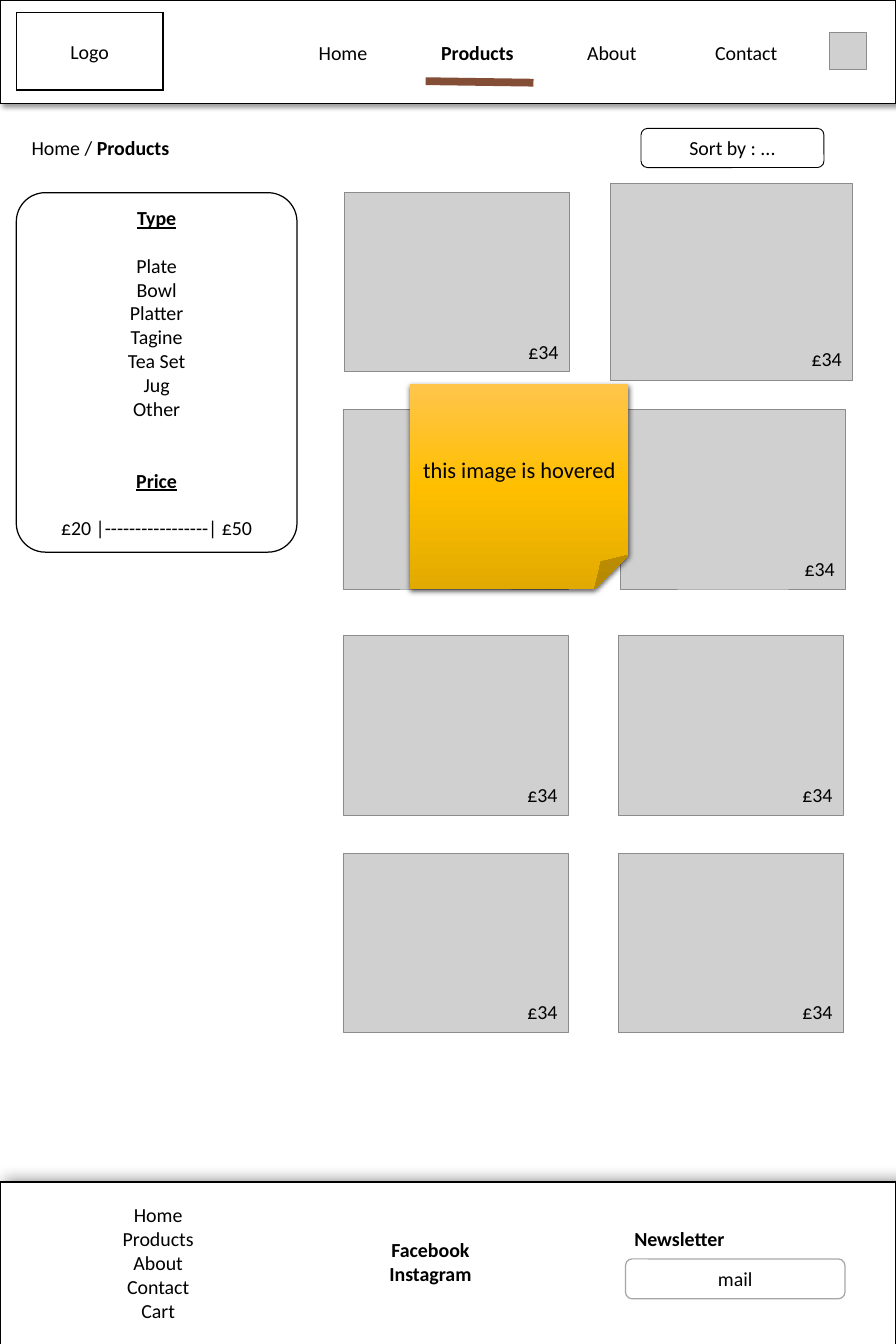
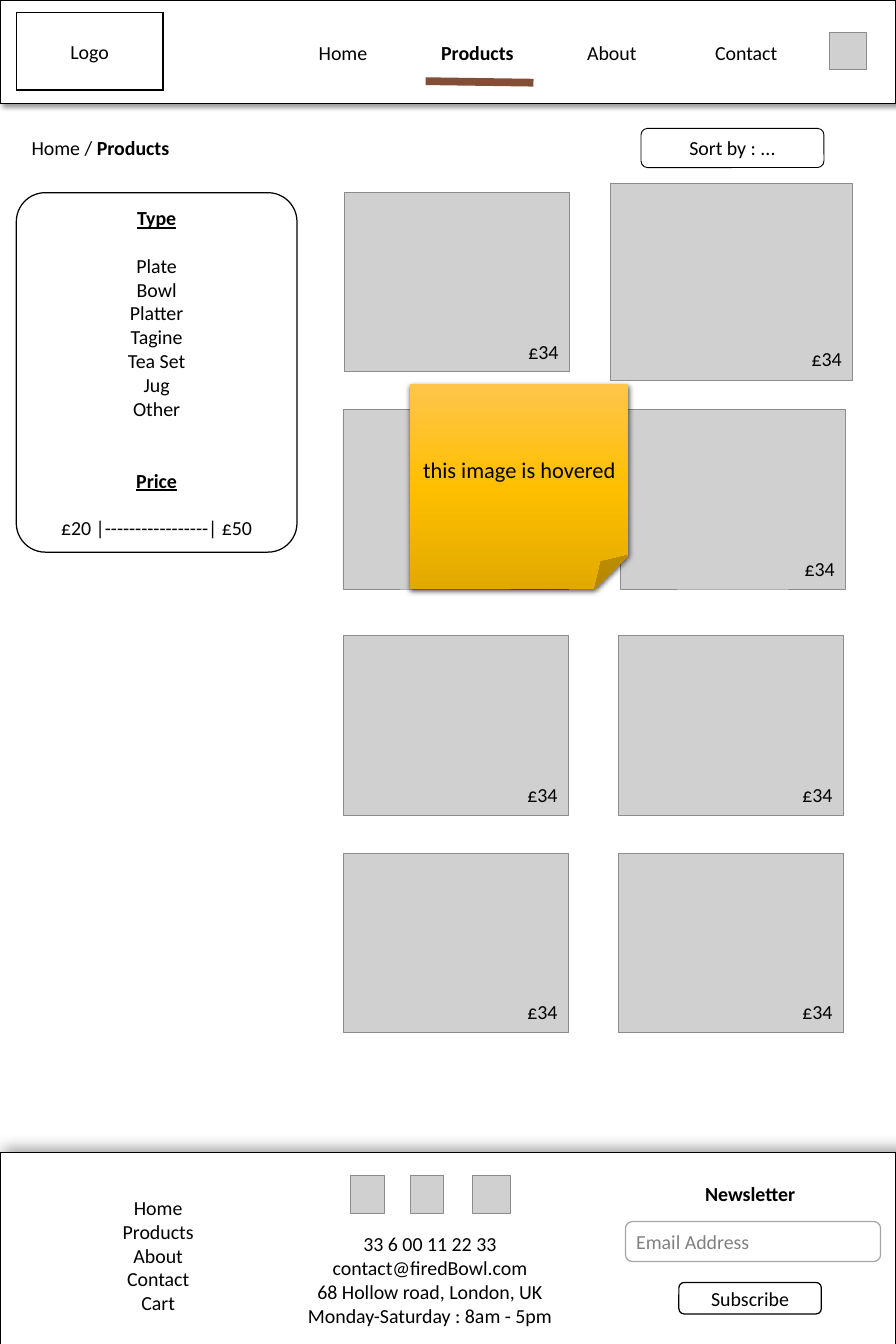
Before and after one commit to Pierrick-MADE/brookes_website, a slide deck: slide 3 of docs/Mockup_notes.pptx. Drawn at 896x1344 pixels with LibreOffice and Linux fonts; fonts in the diff are those of the drawing; grey boxes stand for pictures; background and template pictures are left out. Boxes give left, top, right and bottom in pixels: in the first picture for what was removed or moved away, otherwise in the second. Text is boxed around its words. In the diff, an @@ line names an element or a change of style, - is before the commit and + after.

```diff
--- a/docs/Mockup_notes.pptx
+++ b/docs/Mockup_notes.pptx
@@ text "Newsletter": place and size @@
-text "Newsletter" at [634,1232,724,1246]
+text "Newsletter" at [705,1187,795,1201]
@@ text "Newsletter" at [705,1187,795,1201]: alignment left to centre @@
@@ rectangle: place and size @@
-rectangle at [0,1182,895,1344]
+rectangle at [0,1153,895,1344]
@@ text "Home": place and size @@
-text "Home" at [123,1209,194,1318]
+text "Home" at [123,1202,194,1310]
@@ picture added at [351,1176,384,1213] @@
@@ picture added at [411,1176,444,1213] @@
@@ picture added at [472,1176,510,1213] @@
@@ rounded rectangle added at [625,1221,881,1262], fill #FFFFFF, outline #A6A6A6 1 pt, 16 pt, text #808080 @@
+Email Address
@@ text added at [308,1237,551,1327], 16 pt, text #000000 @@
+33 6 00 11 22 33
+contact@firedBowl.com
+68 Hollow road, London, UK
+Monday-Saturday : 8am - 5pm
@@ text removed at [389,1243,471,1285] @@
-Facebook
-Instagram
@@ rounded rectangle removed at [625,1259,845,1299] @@
-mail
@@ rounded rectangle added at [679,1282,822,1314], fill #FFFFFF, outline #000000 1 pt, 16 pt, text #000000 @@
+Subscribe
```
Also in this commit, not shown: 9 other slides changed, 1 other file.
